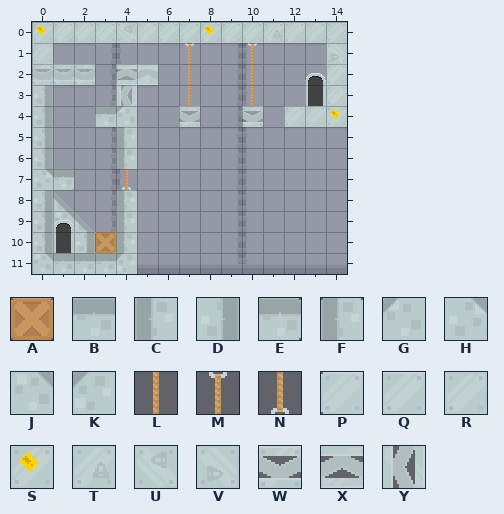
An edit to a level. Tiled map, src/tmx files/niveau4.tmx. Above: the version before the commit.
Cells are 21x21 px. Shown: x 0..14, y 0..11.
Key: from "pixel": A 191, B 303, C 303 turned 270, D 303 turned 90, E 304, F 304 turned 270, G 336, H 336 turned 90, J 337, K 337 turned 270, L 346, M 348, N 348 turned 180, P 735, Q 736, R 765, S 766, T 767, U 767 turned 270, V 767 turned 90, W 794, X 795 turned 180, Y 795 turned 90.
_ is an empty cell, # one hidden under a higher layer.
Layers that did not change in this view are not listed.
Layer "platform" before, first column x 0:
 0 ###############
 1 #_____________#
 2 BBB__Q________#
 3 D_____________#
 4 D__BG__W__W_BB#
 5 D___C__________
 6 D___C__________
 7 HE_____________
 8 D___F__________
 9 D___C__________
10 D__AC__________
11 JBBBK__________
Layer "foreground" before, first column x 0:
 0 SQQQUQQQSRQTQQQ
 1 Q______M__M___V
 2 WWW_XX_L__L___Q
 3 ____Y__L__L___Q
 4 ____________PPS
 5 _______________
 6 _______________
 7 ____N__________
 8 _______________
 9 _______________
10 _______________
11 _______________
Once edited:
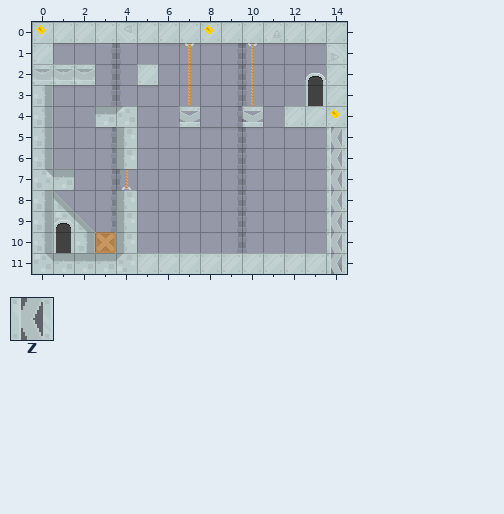
Further tiles: from "pixel": Z 794 turned 90.
What changed:
Changed rows in their new state; . is an unchanged cell.
Layer "platform":
first column x 5:
 5 .........Z
 6 .........Z
 7 .........Z
 8 .........Z
 9 .........Z
10 .........Z
11 QQQQQQQQQZ
Layer "foreground":
first column x 4:
 2 _
 3 _
Changed places in both pictures, as pixel boxes (x1, y1, x2, y2):
removed: (116, 64, 137, 106)
added: (137, 127, 347, 274)
